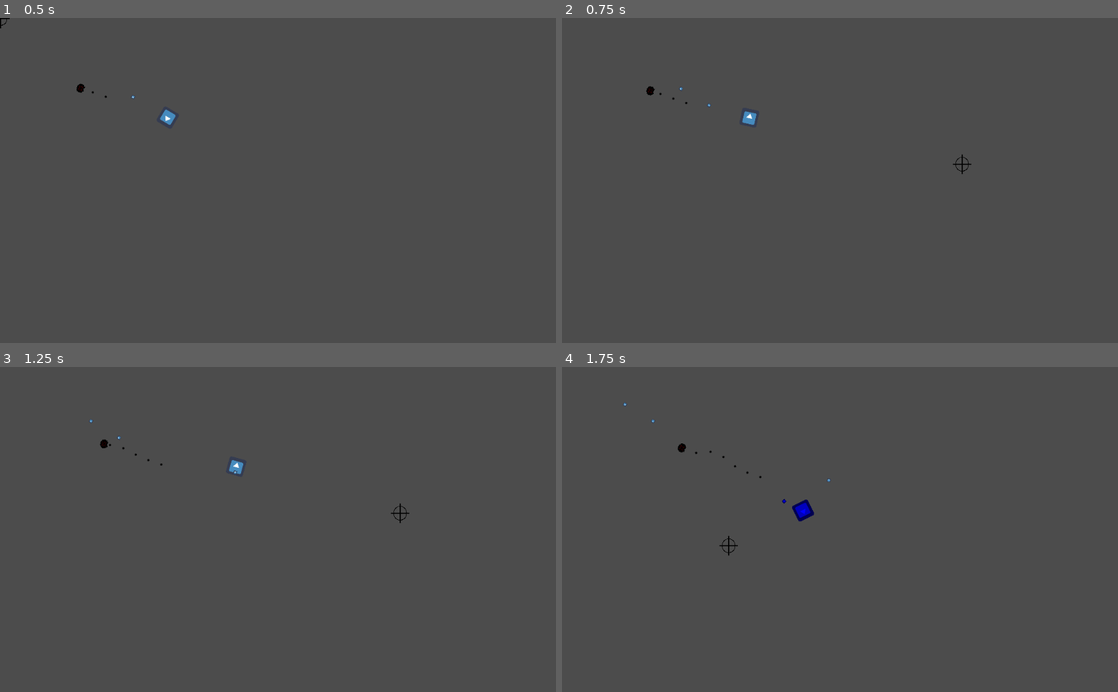
Above: before the commit, frames 1-4 (two rows, left to right).
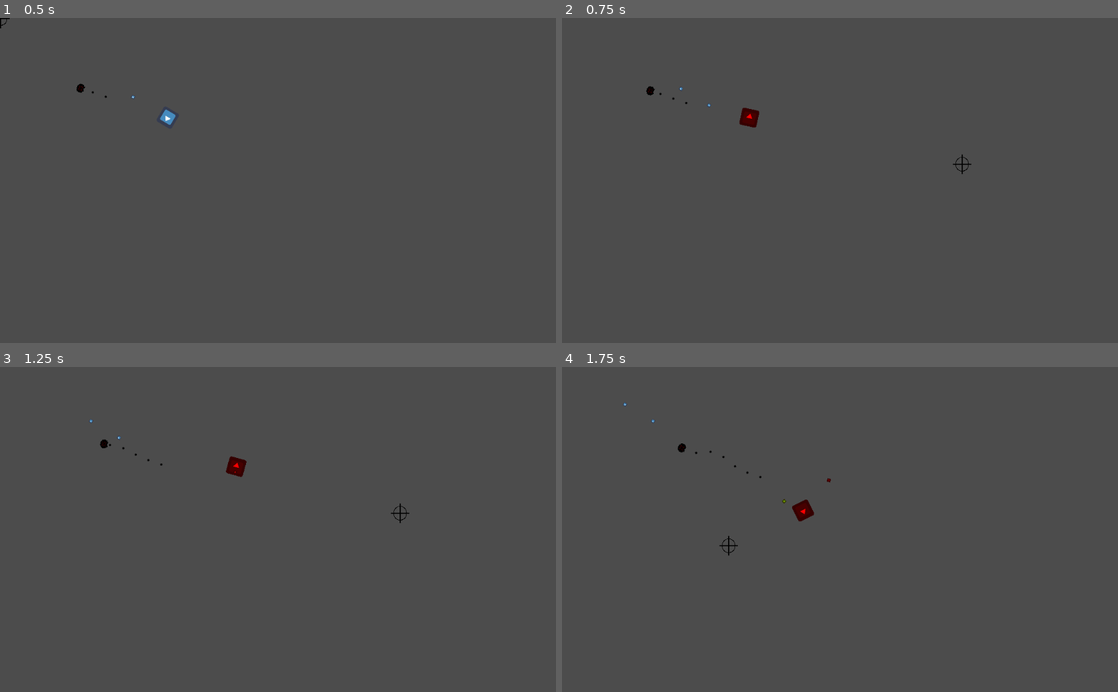
Above: after the commit, the same moments.

Repository: JuanG10/boss
Game: Godot game, scene res://proof of concept.tscn
The game is run twice, just before and just after one commit, with the same random seed, the same clock (stepped at 60 frames per second) and the same inputs. The engine's default icon, where the game draws it, is replaced by a stand-in: a white triangle on a blue panel in a dark square.
Inputs (mouse positions are in pixels of both pictures, inside the frame that each line leads up to):
- Up to frame 1 (0.5 s): no input
- Up to frame 2 (0.75 s): tap Enter (ui_accept) at 0.5 s; move the mouse to (962, 164) at 0.52 s; hold D (right) from 0.53 s (still down); tap Q (previous_color, bound only after the commit) at 0.6 s
- Up to frame 3 (1.25 s): keep holding D (right); tap Enter (ui_accept) at 0.77 s
- Up to frame 4 (1.75 s): move the mouse to (728, 545) at 1.27 s; release D (right) at 1.28 s; hold S (down) from 1.28 s (still down); tap E (next_color) at 1.35 s; tap Enter (ui_accept) at 1.52 s; tap Q (previous_color, bound only after the commit) at 1.55 s

Frame 1 is identical in both runs. In frame 2, 0.2% of the frame differs, in the area x 31-36%, y 27-34%; in frame 3, 0.2%; in frame 4, 0.2%, in the area x 39-49%, y 34-48%.

Commit message:
cambios en jugador

Diff:
--- a/Enemies/Bullet.gd
+++ b/Enemies/Bullet.gd
@@ -18,7 +18,6 @@
 func _on_player_collision(area):
 	#Si coliona con el jugador y las balas son del mismo color, lo daña
 	if area.name == "Area2D" && $Sprite.modulate == player.modulate_color():
-			print("entra")
 			player.takeDamage(dmg)
 			remove()
 
--- a/Player.gd
+++ b/Player.gd
@@ -13,6 +13,7 @@
 var colores = [Color(0, 0, 1),Color(0,1,0),Color(1,0,0),Color(0.937255,0.796078,0.031373)]
 var n      = 0
 var color_activado = false
+var rng = RandomNumberGenerator.new()
 
 
 
@@ -20,7 +21,8 @@
 	timer.set_one_shot(true)
 	timer.set_wait_time(atk_speed)
 	add_child(timer)
-	Input.set_mouse_mode(Input.MOUSE_MODE_VISIBLE)
+
+
 
 
 func _physics_process(_delta):
--- a/project.godot
+++ b/project.godot
@@ -55,6 +55,11 @@
 "events": [ Object(InputEventKey,"resource_local_to_scene":false,"resource_name":"","device":0,"alt":false,"shift":false,"control":false,"meta":false,"command":false,"pressed":false,"scancode":65,"unicode":0,"echo":false,"script":null)
  ]
 }
+previous_color={
+"deadzone": 0.5,
+"events": [ Object(InputEventKey,"resource_local_to_scene":false,"resource_name":"","device":0,"alt":false,"shift":false,"control":false,"meta":false,"command":false,"pressed":false,"scancode":81,"unicode":0,"echo":false,"script":null)
+ ]
+}
 
 [rendering]
 
